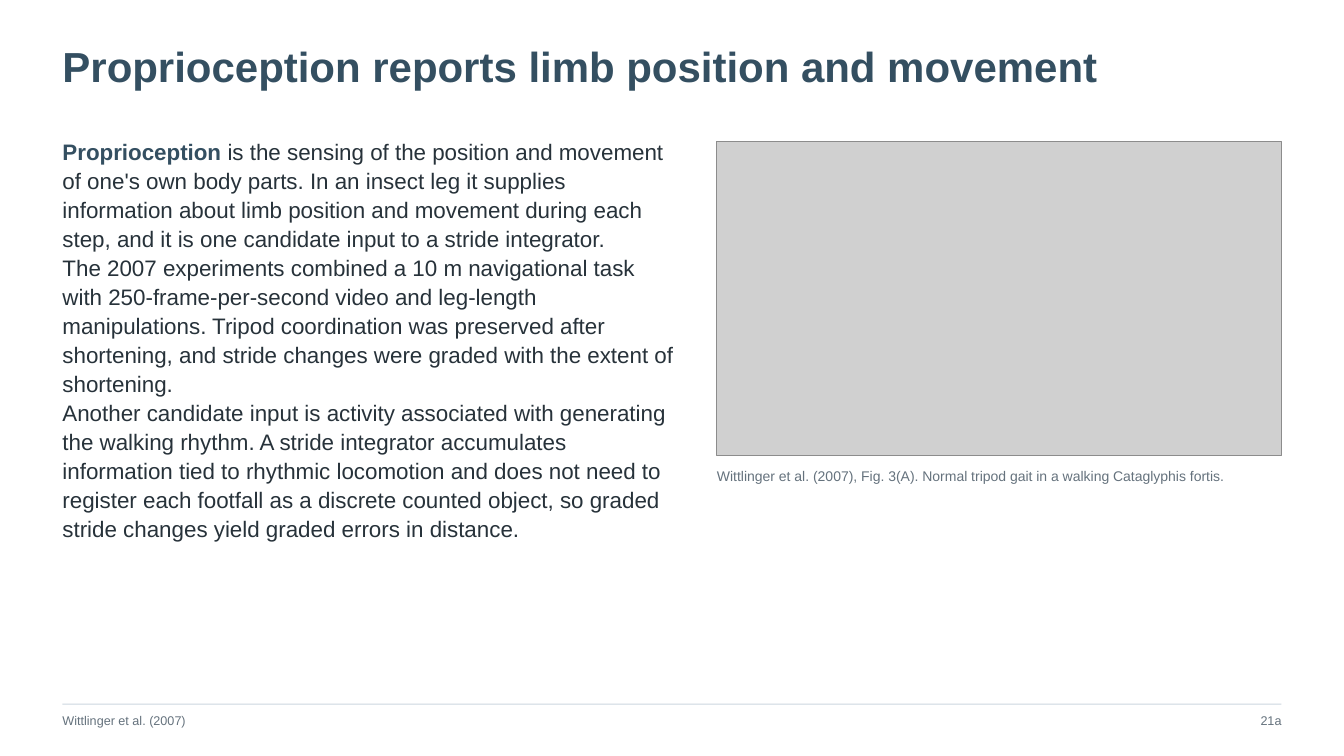
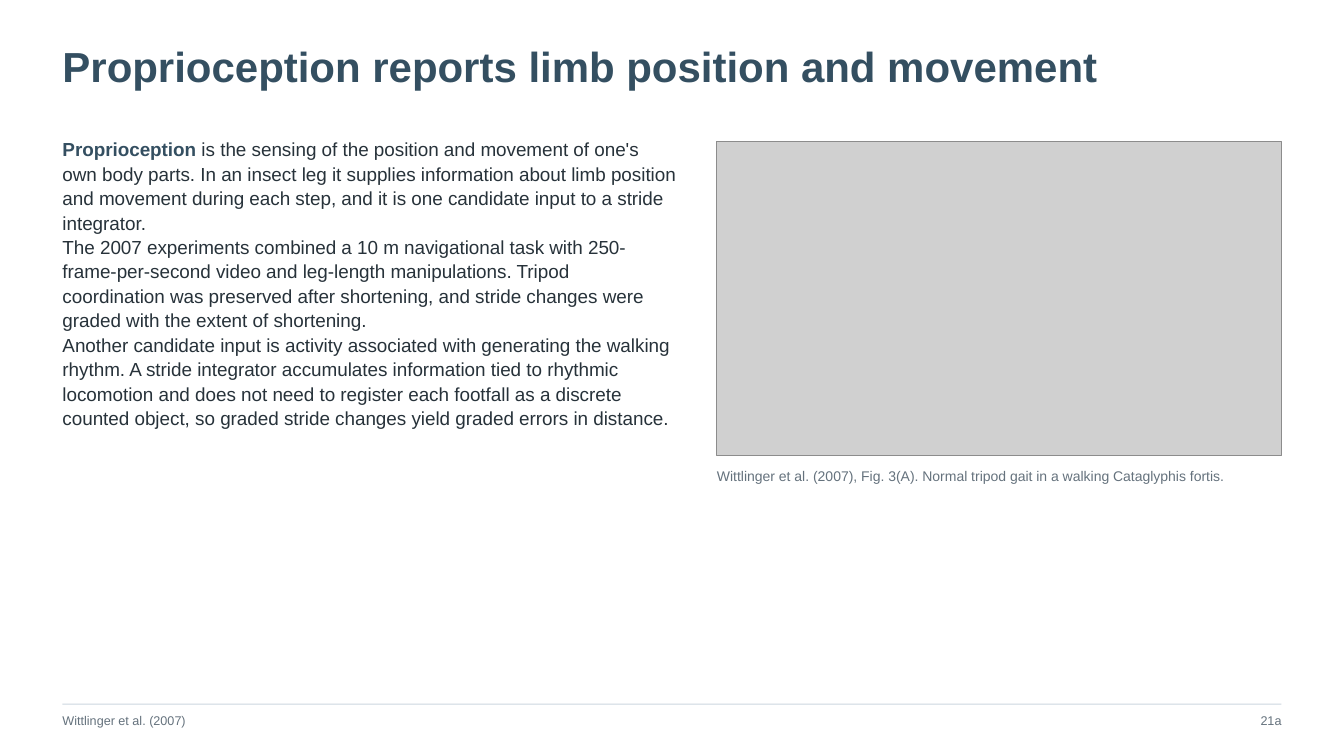
Before and after one commit to jordanxxlopez/NEUROETHOLOGY, a slide deck: slide 30 of scaffolded/Neuroethology_Lecture28_FA2026_SCAFFOLDED.pptx. Drawn at 1344x756 pixels with LibreOffice and Linux fonts; fonts in the diff are those of the drawing; grey boxes stand for pictures. Boxes give left, top, right and bottom in pixels: in the first picture for what was removed or moved away, otherwise in the second. Text is boxed around its words. In the diff, an @@ line names an element or a change of style, - is before the commit and + after.

```diff
--- a/scaffolded/Neuroethology_Lecture28_FA2026_SCAFFOLDED.pptx
+++ b/scaffolded/Neuroethology_Lecture28_FA2026_SCAFFOLDED.pptx
@@ text "Proprioception is the sensing of ..." at (x1=62, y1=142, x2=676, y2=429): size 16 to 13.5 pt @@
```
Also in this commit, not shown: 16 other slides changed, 21 other files.
